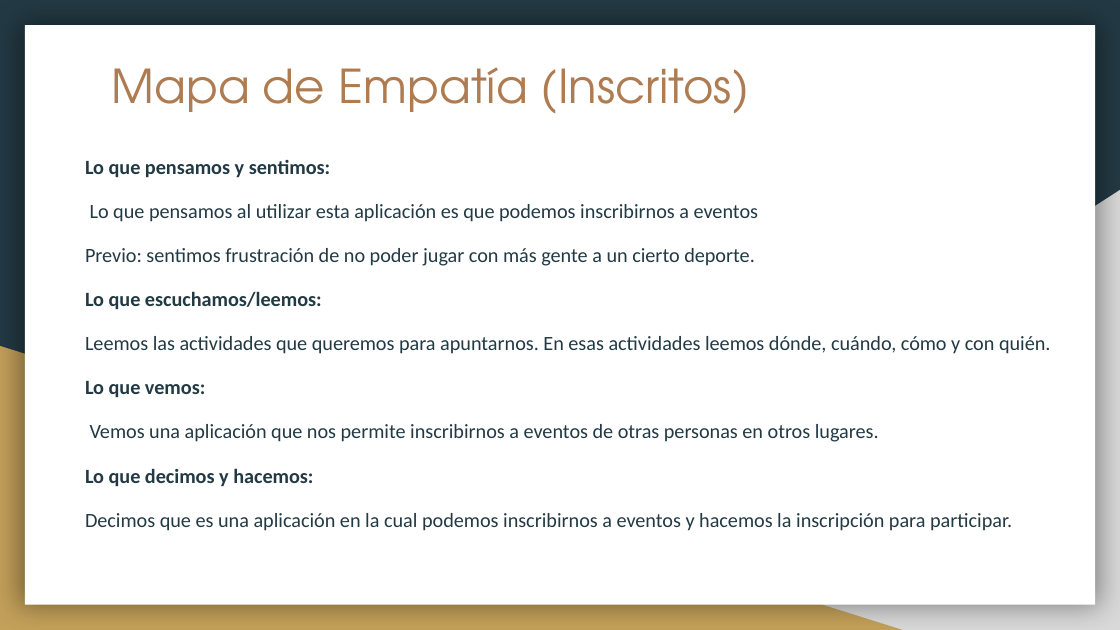
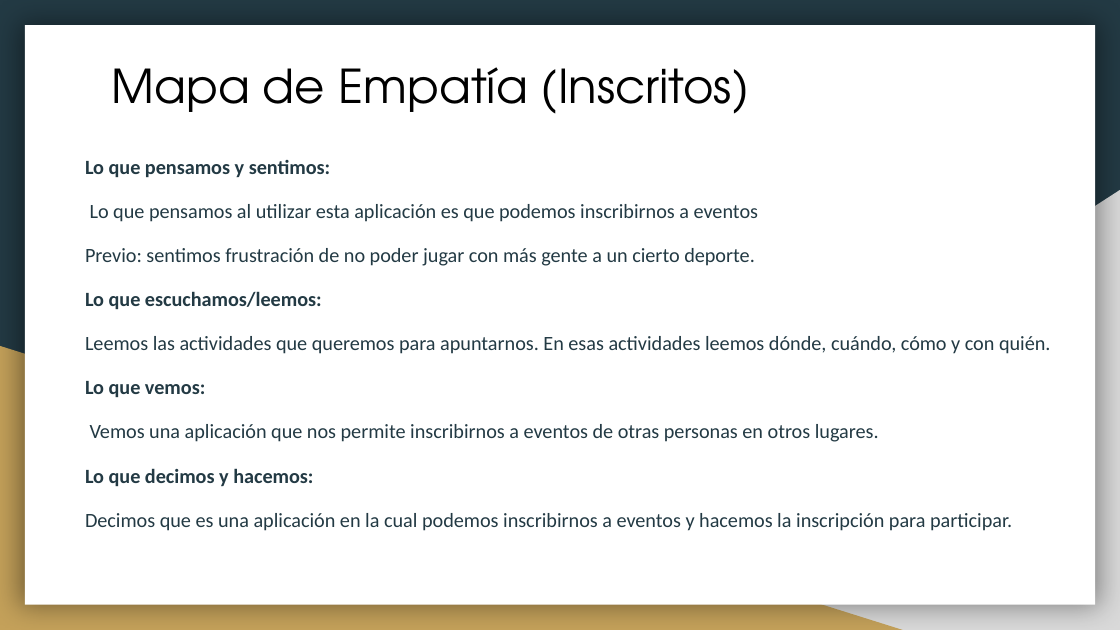
Before and after one commit to Enrique-Izquierdo/DAM_1--PI_verde, a slide deck: slide 4 of UX_PIverde.pptx. Drawn at 1120x630 pixels with LibreOffice and Linux fonts; fonts in the diff are those of the drawing. Boxes give left, top, right and bottom in pixels: in the first picture for what was removed or moved away, otherwise in the second. Text is boxed around its words. In the diff, an @@ line names an element or a change of style, - is before the commit and + after.

```diff
--- a/UX_PIverde.pptx
+++ b/UX_PIverde.pptx
@@ title "Mapa de Empatía (Inscritos)" at (112, 67, 749, 114): text colour #AF7B51 to #000000 @@
```
Also in this commit, not shown: 7 other slides changed.
